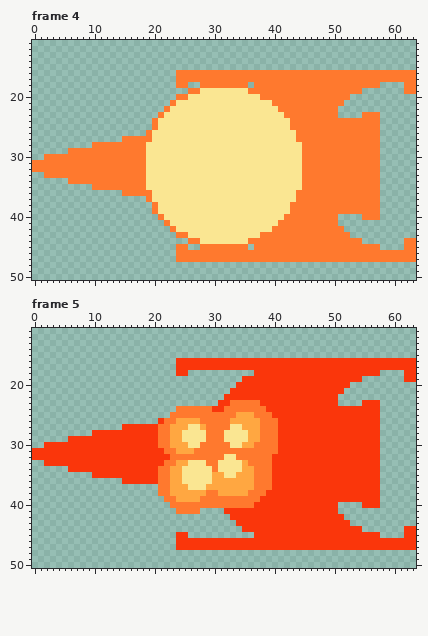
Pixel-art file -- assets/explosion.aseprite. Above, as it was before the edit.
64x64 pixels, 11 frames. Colours within 5 levels of each other are drawn and written as one. Shown: frame 4: x 0..63, y 11..50; frame 5: x 0..63, y 11..50. The commit also changed other frames, which this record leaves out.
And afterwards:
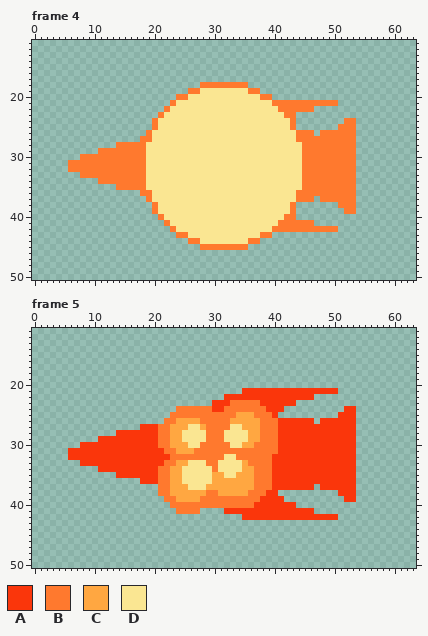
Palette (. is transparent): A #fa360b  B #ff792e  C #ffa741  D #fae692
Diff:
layer "speedship" added
layer "Layer 4" removed
Frame 4:
y 16..17: x 24..63 BBBBBBBBBBBBBBBBBBBBBBBBBBBBBBBBBBBBBBBB -> ........................................
y 18: x 24..25 BB -> ..; x 37..57 BBBBBBBBBBBBBBBBBBBBB -> .....................; x 62..63 BB -> ..
y 19: x 38..54 BBBBBBBBBBBBBBBBB -> .................; x 62..63 BB -> ..
y 20: x 40..52 BBBBBBBBBBBBB -> .............
y 21: x 51 B -> .
y 22: x 47..50 BBBB -> ....
y 23: x 44..50 BBBBBBB -> .......; x 55..57 BBB -> ...
y 24: x 44..51 BBBBBBBB -> ........; x 54..57 BBBB -> ....
y 25: x 44..50 BBBBBBB -> .......; x 54..57 BBBB -> ....
y 26: x 47 B -> .; x 54..57 BBBB -> ....
y 27: x 15..17 BBB -> ...; x 54..57 BBBB -> ....
y 28: x 10..13 BBBB -> ....; x 54..57 BBBB -> ....
y 29: x 6..10 BBBBB -> .....; x 54..57 BBBB -> ....
y 30: x 2..7 BBBBBB -> ......; x 54..57 BBBB -> ....
y 31..32: x 0..5 BBBBBB -> ......; x 54..57 BBBB -> ....
y 33: x 2..7 BBBBBB -> ......; x 54..57 BBBB -> ....
y 34: x 6..10 BBBBB -> .....; x 54..57 BBBB -> ....
y 35: x 10..13 BBBB -> ....; x 54..57 BBBB -> ....
y 36: x 15..17 BBB -> ...; x 54..57 BBBB -> ....
y 37: x 47 B -> .; x 54..57 BBBB -> ....
y 38: x 44..50 BBBBBBB -> .......; x 54..57 BBBB -> ....
y 39: x 44..51 BBBBBBBB -> ........; x 54..57 BBBB -> ....
y 40: x 44..50 BBBBBBB -> .......; x 55..57 BBB -> ...
y 41: x 47..50 BBBB -> ....
y 42: x 51 B -> .
y 43: x 40..52 BBBBBBBBBBBBB -> .............
y 44: x 38..54 BBBBBBBBBBBBBBBBB -> .................; x 62..63 BB -> ..
y 45: x 24..25 BB -> ..; x 37..57 BBBBBBBBBBBBBBBBBBBBB -> .....................; x 62..63 BB -> ..
y 46..47: x 24..63 BBBBBBBBBBBBBBBBBBBBBBBBBBBBBBBBBBBBBBBB -> ........................................
Frame 5:
y 16..17: x 24..63 AAAAAAAAAAAAAAAAAAAAAAAAAAAAAAAAAAAAAAAA -> ........................................
y 18: x 24..25 AA -> ..; x 37..57 AAAAAAAAAAAAAAAAAAAAA -> .....................; x 62..63 AA -> ..
y 19: x 35..54 AAAAAAAAAAAAAAAAAAAA -> ....................; x 62..63 AA -> ..
y 20: x 34..52 AAAAAAAAAAAAAAAAAAA -> ...................
y 21: x 33..34 AA -> ..; x 51 A -> .
y 22: x 47..50 AAAA -> ....
y 23: x 30 . -> A; x 44..50 AAAAAAA -> .......; x 55..57 AAA -> ...
y 24: x 42..51 AAAAAAAAAA -> ..........; x 54..57 AAAA -> ....
y 25: x 41..50 AAAAAAAAAA -> ..........; x 54..57 AAAA -> ....
y 26: x 21 A -> .; x 47 A -> .; x 54..57 AAAA -> ....
y 27: x 15..17 AAA -> ...; x 54..57 AAAA -> ....
y 28: x 10..13 AAAA -> ....; x 54..57 AAAA -> ....
y 29: x 6..10 AAAAA -> .....; x 54..57 AAAA -> ....
y 30: x 2..7 AAAAAA -> ......; x 54..57 AAAA -> ....
y 31..32: x 0..5 AAAAAA -> ......; x 54..57 AAAA -> ....
y 33: x 2..7 AAAAAA -> ......; x 54..57 AAAA -> ....
y 34: x 6..10 AAAAA -> .....; x 54..57 AAAA -> ....
y 35: x 10..13 AAAA -> ....; x 54..57 AAAA -> ....
y 36: x 15..17 AAA -> ...; x 54..57 AAAA -> ....
y 37: x 47 A -> .; x 54..57 AAAA -> ....
y 38: x 41..50 AAAAAAAAAA -> ..........; x 54..57 AAAA -> ....
y 39: x 42..51 AAAAAAAAAA -> ..........; x 54..57 AAAA -> ....
y 40: x 44..50 AAAAAAA -> .......; x 55..57 AAA -> ...
y 41: x 47..50 AAAA -> ....
y 42: x 33..34 AA -> ..; x 51 A -> .
y 43: x 34..52 AAAAAAAAAAAAAAAAAAA -> ...................
y 44: x 35..54 AAAAAAAAAAAAAAAAAAAA -> ....................; x 62..63 AA -> ..
y 45: x 24..25 AA -> ..; x 37..57 AAAAAAAAAAAAAAAAAAAAA -> .....................; x 62..63 AA -> ..
y 46..47: x 24..63 AAAAAAAAAAAAAAAAAAAAAAAAAAAAAAAAAAAAAAAA -> ........................................
